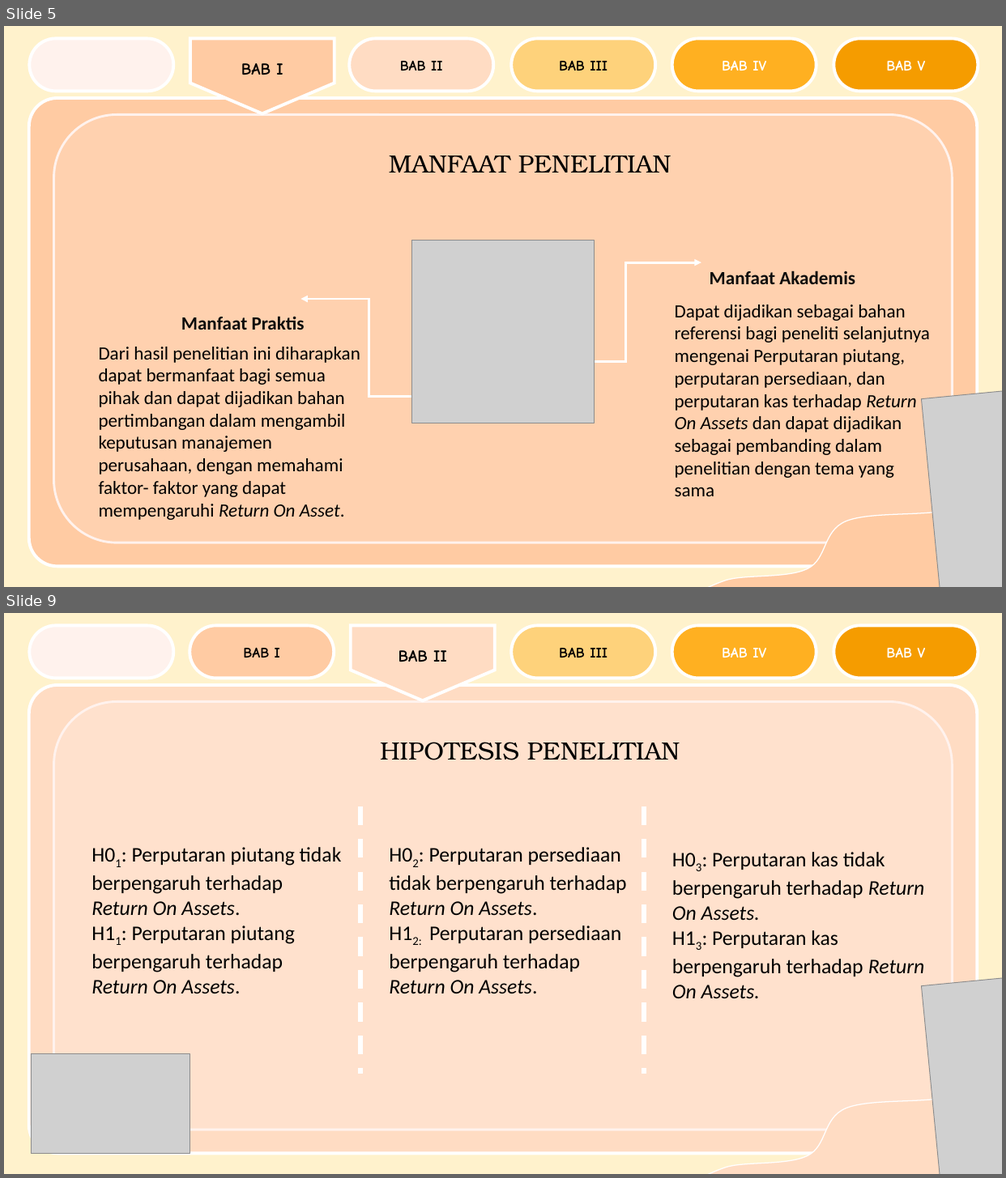
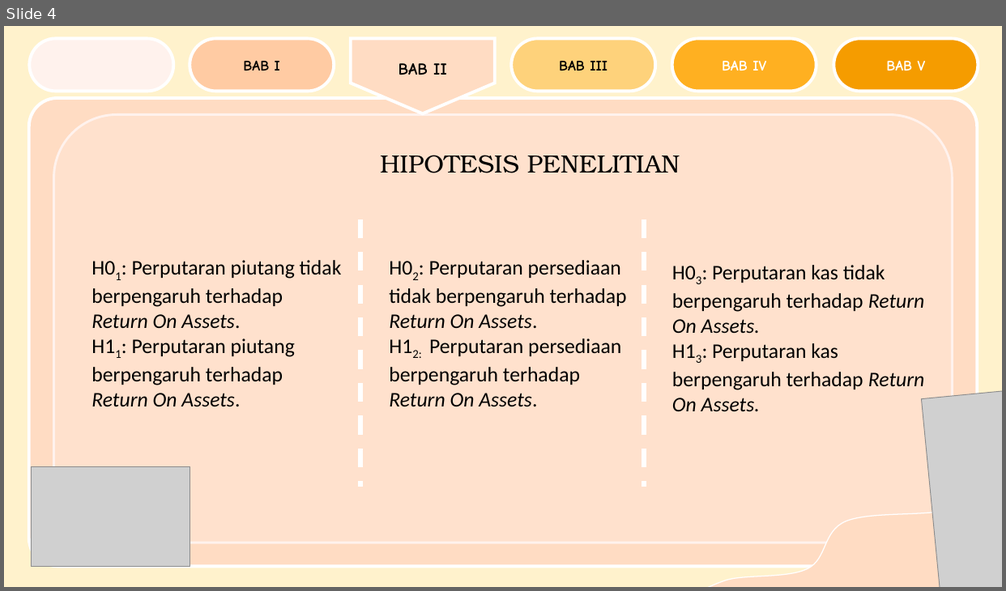
Before and after one commit to milanafsah31/skripsi, a slide deck: PPT SKRIPSI MILANAFSAH DZAHIRA.pptx. Shown one above the other, each under a label of ours: slides 5 and 9 before the commit, slide 4 after it; the slides between them are not shown. The pictures are 1006x1178 and 1006x591 pixels, drawn with LibreOffice and Linux fonts; fonts in the diff are those of the drawing; grey boxes stand for pictures; background and template pictures are left out. Boxes give left, top, right and bottom in pixels: in the first picture for what was removed or moved away, otherwise in the second. Text is boxed around its words. In the diff, an @@ line names an element or a change of style, - is before the commit and + after.

```diff
--- a/PPT SKRIPSI MILANAFSAH DZAHIRA.pptx
+++ b/PPT SKRIPSI MILANAFSAH DZAHIRA.pptx
@@ slide 5 removed at (4,26,1002,587), background #FFF2CC @@
@@ rounded rectangle removed at (29,39,174,91) @@
@@ pentagon arrow removed at (190,39,334,114) @@
-BAB I
@@ rounded rectangle removed at (349,39,493,91) @@
-BAB II
@@ rounded rectangle removed at (512,39,656,91) @@
-BAB III
@@ rounded rectangle removed at (672,39,817,91) @@
-BAB IV
@@ rounded rectangle removed at (834,39,978,91) @@
-BAB V
@@ rounded rectangle removed at (28,98,978,566) @@
@@ rounded rectangle removed at (54,115,953,544) @@
@@ text removed at (389,156,671,173) @@
-MANFAAT PENELITIAN
@@ picture removed at (412,240,594,424) @@
@@ elbow arrow removed from (550, 362) to (701, 263) @@
@@ text removed at (710,271,855,284) @@
-Manfaat Akademis
@@ text removed at (181,316,305,330) @@
-Manfaat Praktis
@@ elbow arrow removed from (437, 396) to (300, 299) @@
@@ text removed at (675,305,930,497) @@
-Dapat dijadikan sebagai bahan referensi bagi peneliti selanjutnya mengenai Perputaran piutang, perputaran persediaan, dan perputaran kas terhadap Return On Assets dan dapat dijadikan sebagai pembanding dalam penelitian dengan tema yang sama
@@ text removed at (99,347,360,520) @@
-Dari hasil penelitian ini diharapkan dapat bermanfaat bagi semua pihak dan dapat dijadikan bahan pertimbangan dalam mengambil keputusan manajemen perusahaan, dengan memahami faktor- faktor yang dapat mempengaruhi Return On Asset.
@@ picture removed at (922,390,1002,587) @@
@@ freeform shape removed at (691,466,1002,587) @@
@@ what was slide 9 is now slide 4 @@
```
Also in this commit, not shown: 8 slides changed, 14 slides added, 10 other slides removed, 1 other file.
